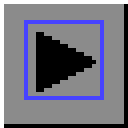
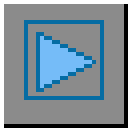
Comparing the layer stacks of the two 128px x 128px images. Changes:
painted on "icon32x32.xpm" over [24, 20, 104, 100]
